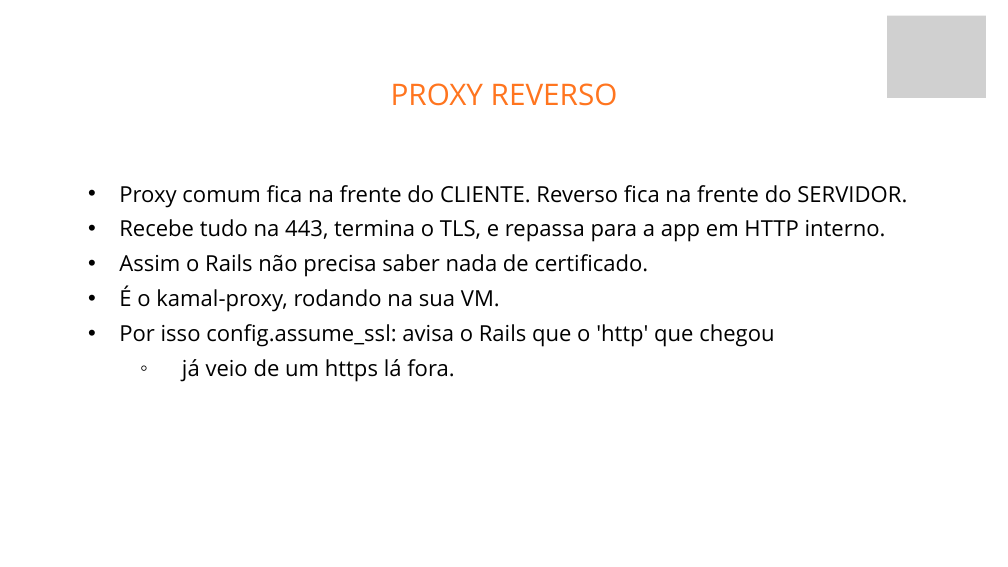
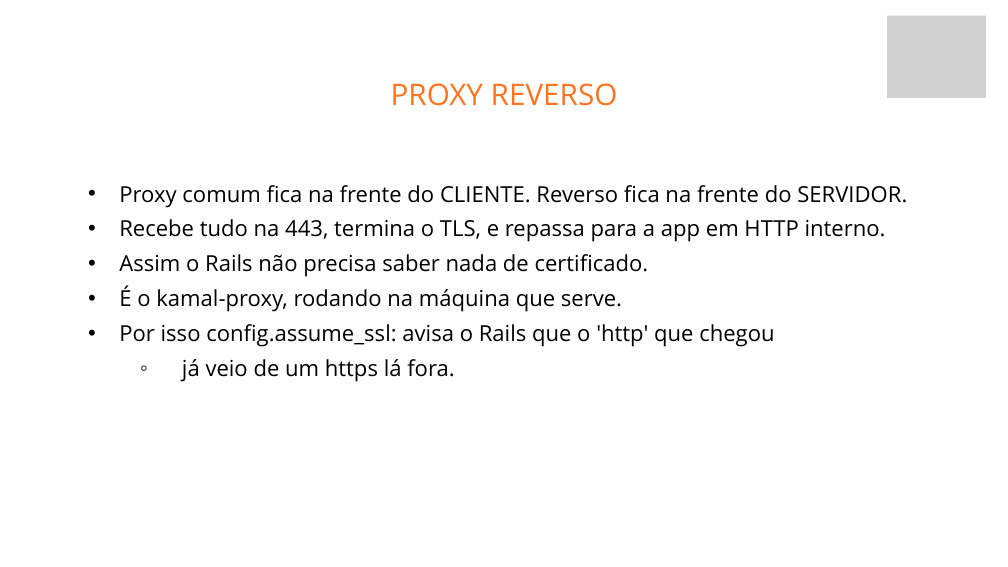
Before and after one commit to fabriciosiqueira08/capacitacao-gabarito, a slide deck: slide 41 of slides/build/aula-04-servidor-docker-kamal-e-deploy.pptx. Drawn at 1008x567 pixels with LibreOffice and Linux fonts; fonts in the diff are those of the drawing; grey boxes stand for pictures; background and template pictures are left out. Boxes give left, top, right and bottom in pixels: in the first picture for what was removed or moved away, otherwise in the second. Text is boxed around its words. In the diff, an @@ line names an element or a change of style, - is before the commit and + after.

```diff
--- a/slides/build/aula-04-servidor-docker-kamal-e-deploy.pptx
+++ b/slides/build/aula-04-servidor-docker-kamal-e-deploy.pptx
@@ text at (119,286,622,312): text changed @@
-  • É o kamal-proxy, rodando na sua VM.
+  • É o kamal-proxy, rodando na máquina que serve.
```
Also in this commit, not shown: 10 other slides changed, 34 other files.
